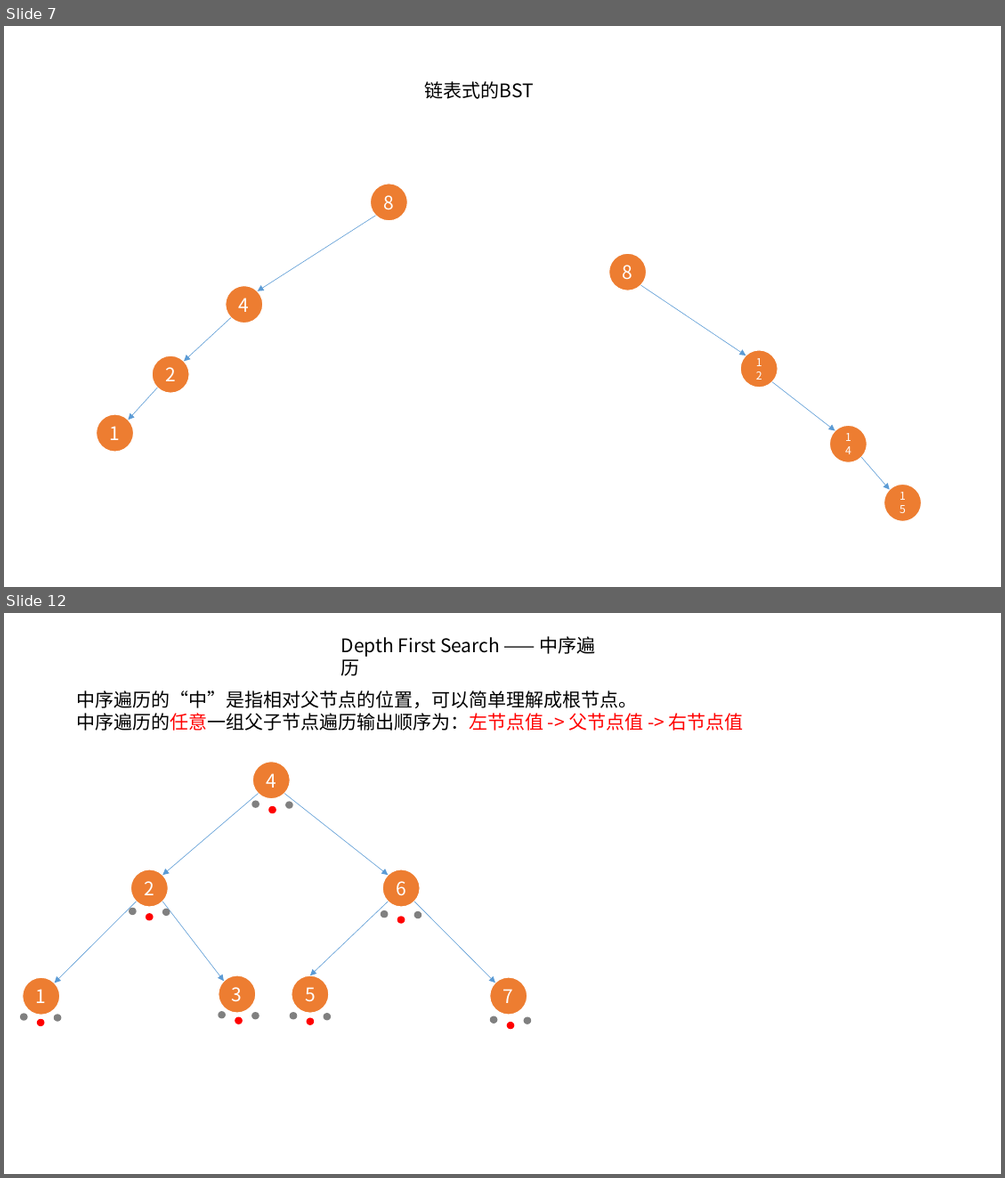
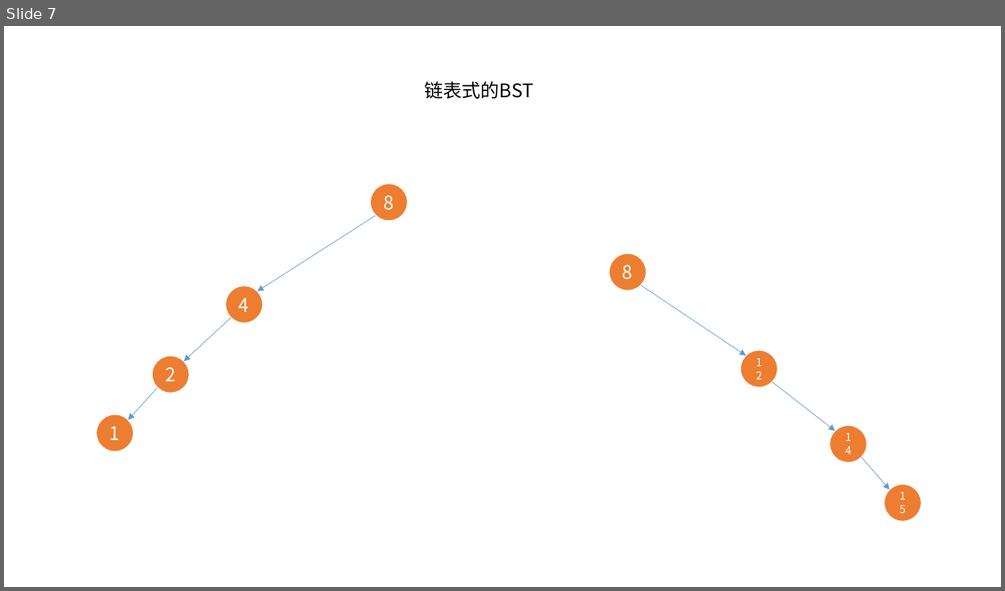
Before and after one commit to xiangming-fang/datastructure_arithmetic, a slide deck: ppt/bst.pptx. Shown one above the other, each under a label of ours: slides 7 and 12 before the commit, slide 7 after it; the slides between them are not shown. The pictures are 1005x1178 and 1005x591 pixels, drawn with LibreOffice and Linux fonts; fonts in the diff are those of the drawing. Boxes give left, top, right and bottom in pixels: in the first picture for what was removed or moved away, otherwise in the second. Text is boxed around its words. In the diff, an @@ line names an element or a change of style, - is before the commit and + after.

Commit message:
中序遍历 -> 右 中 左

```diff
--- a/ppt/bst.pptx
+++ b/ppt/bst.pptx
@@ slide 12 removed at (4,613,1001,1174), background #FFFFFF @@
@@ text removed at (341,636,596,676) @@
-Depth First Search —— 中序遍历
@@ text removed at (76,690,744,730) @@
-中序遍历的“中”是指相对父节点的位置，可以简单理解成根节点。
-中序遍历的任意一组父子节点遍历输出顺序为：左节点值 -> 父节点值 -> 右节点值
@@ group removed at (20,761,531,1029): 28 ellipses, 6 arrows @@
-4
-6
-7
-5
-3
-1
-2
```
Also in this commit, not shown: 8 other slides removed, 3 other files.
